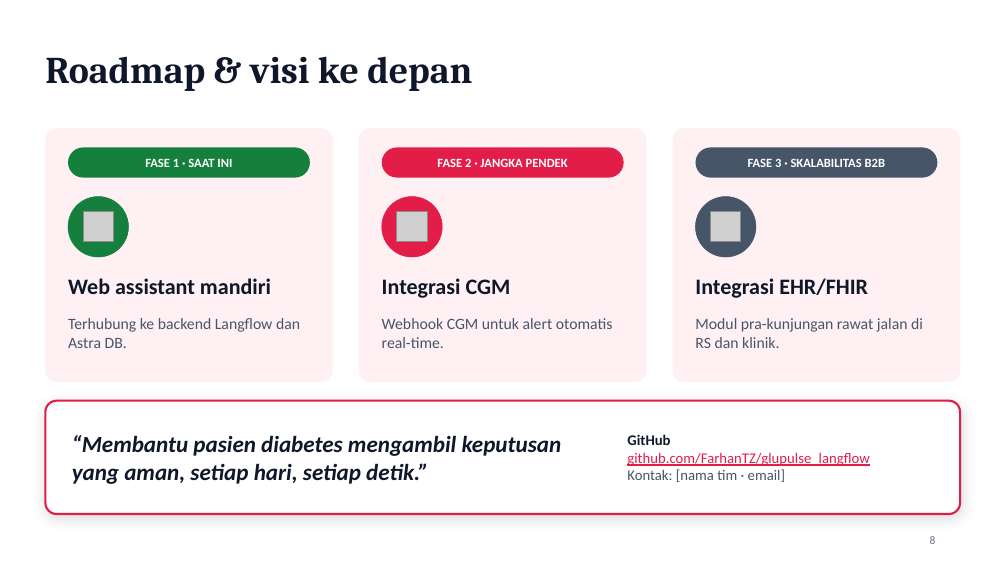
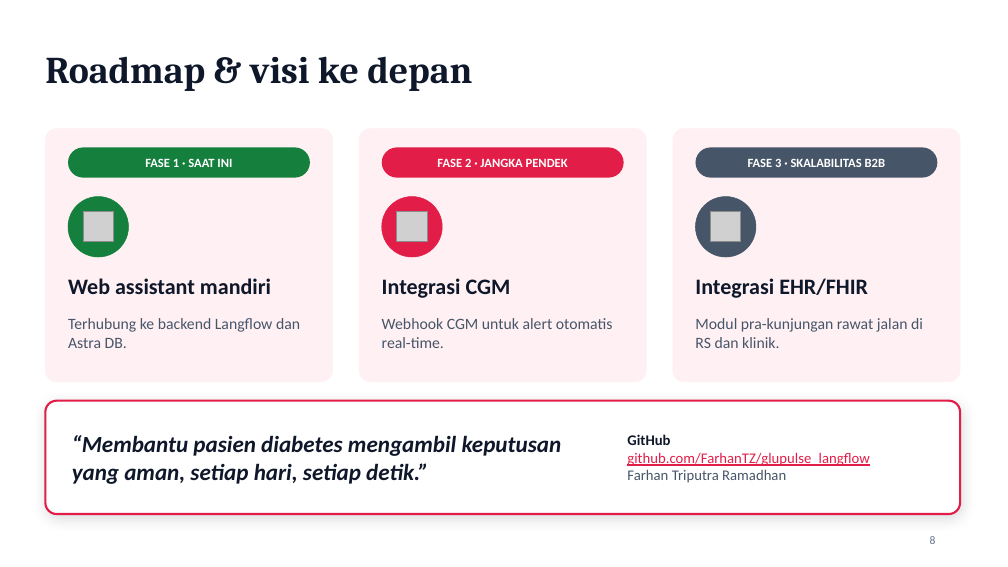
Before and after one commit to FarhanTZ/glupulse_langflow, a slide deck: slide 8 of dokumentasi/GluPulse_AI_Pitch_Deck.pptx. Drawn at 1008x567 pixels with LibreOffice and Linux fonts; fonts in the diff are those of the drawing; grey boxes stand for pictures. Boxes give left, top, right and bottom in pixels: in the first picture for what was removed or moved away, otherwise in the second. Text is boxed around its words. In the diff, an @@ line names an element or a change of style, - is before the commit and + after.

```diff
--- a/dokumentasi/GluPulse_AI_Pitch_Deck.pptx
+++ b/dokumentasi/GluPulse_AI_Pitch_Deck.pptx
@@ text at box(627, 469, 786, 483): text changed @@
-Kontak: [nama tim · email]
+Farhan Triputra Ramadhan
```
Also in this commit, not shown: 1 other slide changed.
